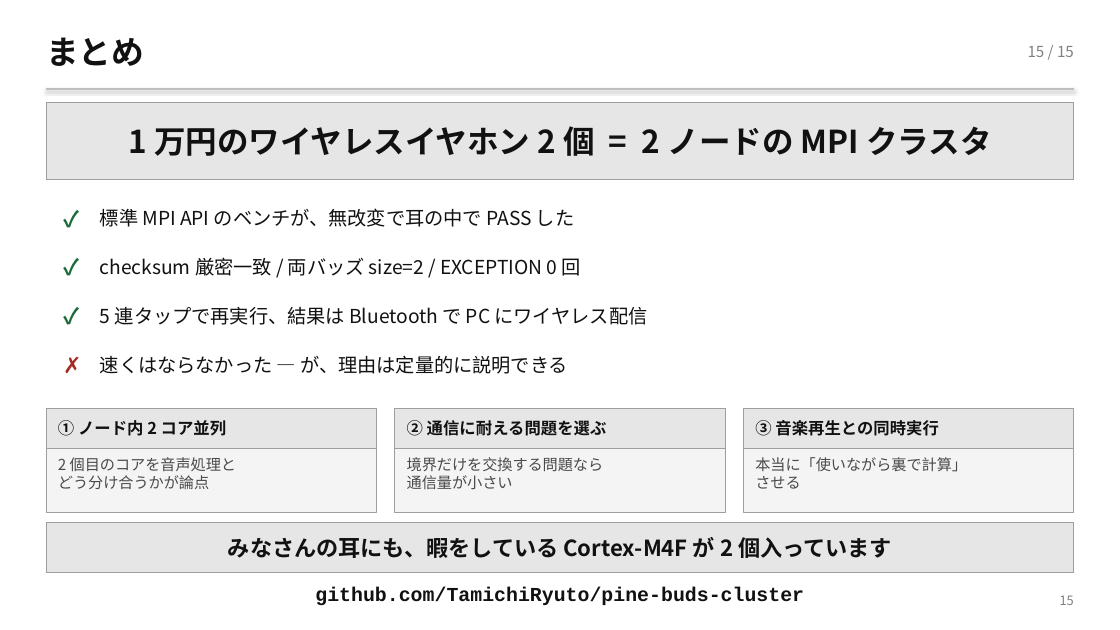
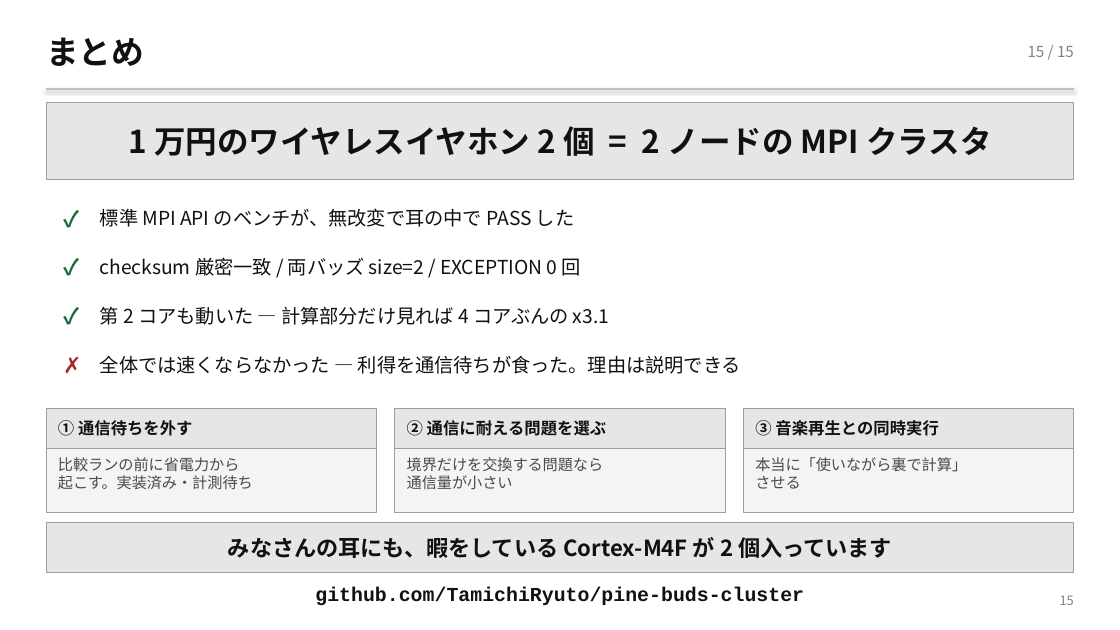
Before and after one commit to TamichiRyuto/pine-buds-cluster, a slide deck: slide 16 of slides/lt-ear-parallel.pptx. Drawn at 1120x630 pixels with LibreOffice and Linux fonts; fonts in the diff are those of the drawing. Boxes give left, top, right and bottom in pixels: in the first picture for what was removed or moved away, otherwise in the second. Text is boxed around its words. In the diff, an @@ line names an element or a change of style, - is before the commit and + after.

```diff
--- a/slides/lt-ear-parallel.pptx
+++ b/slides/lt-ear-parallel.pptx
@@ text at box(100, 307, 609, 325): text changed @@
-5 連タップで再実行、結果は Bluetooth で PC にワイヤレス配信
+第 2 コアも動いた — 計算部分だけ見れば 4 コアぶんの x3.1
@@ text at box(100, 355, 741, 374): text changed @@
-速くはならなかった — が、理由は定量的に説明できる
+全体では速くならなかった — 利得を通信待ちが食った。理由は説明できる
@@ text at box(58, 420, 193, 436): text changed @@
-① ノード内 2 コア並列
+① 通信待ちを外す
@@ text at box(58, 457, 253, 489): text changed @@
-2 個目のコアを音声処理と
-どう分け合うかが論点
+比較ランの前に省電力から
+起こす。実装済み・計測待ち
```
Also in this commit, not shown: 5 other slides changed, 1 slide added, 1 slide removed, 2 other files.
